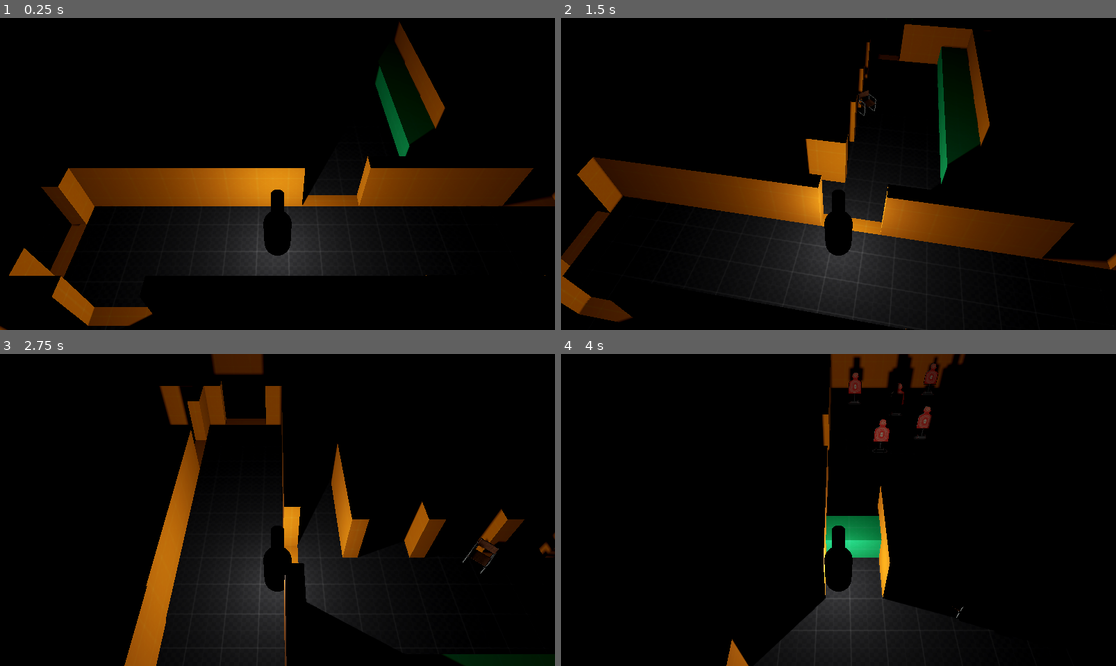
Above: before the commit, frames 1-4 (two rows, left to right).
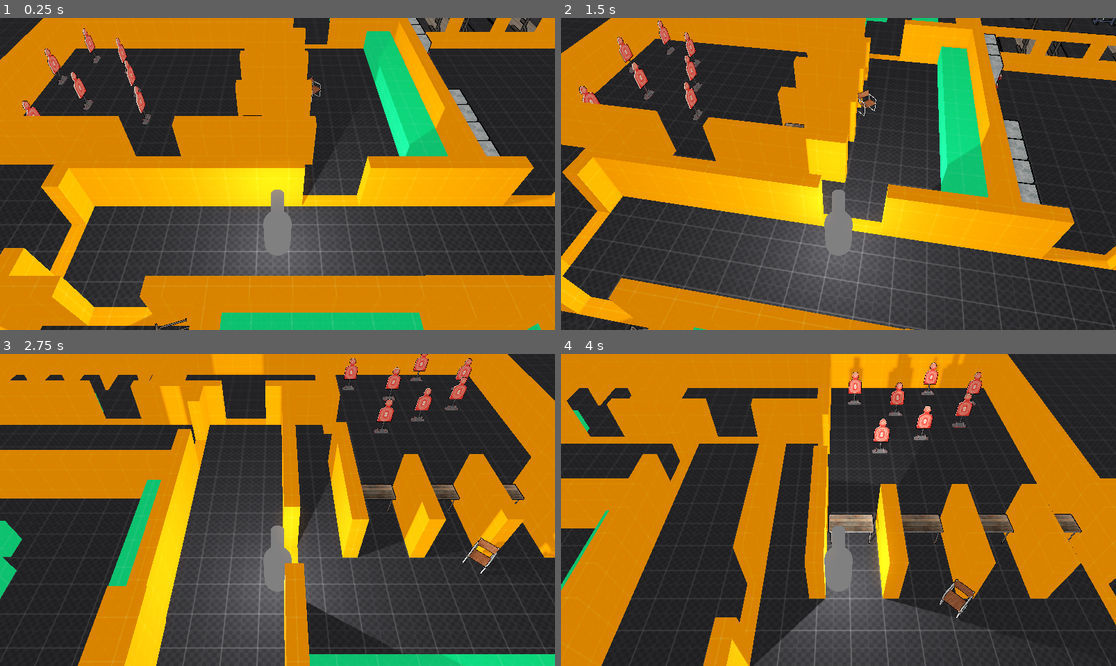
Above: after the commit, the same moments.

Repository: KitiDeveloper/GodotWildJam-86
Game: Godot game, scene res://Scenes/Levels/TestWorld.tscn
Same seed, same stepped clock (60 frames per second), same inputs: the game is played once before the commit and once after it. The project has no main scene, so this scene is started directly.
Inputs:
- Up to frame 1 (0.25 s): no input
- Up to frame 2 (1.5 s): tap Enter at 0.5 s; hold D (Movement Right) 0.53-1.28 s; tap Z (Rotate Camera Left) at 0.6 s; tap Space at 1.25 s; hold S (Movement Down) from 1.28 s (still down); tap C (Rotate Camera Right) at 1.35 s
- Up to frame 3 (2.75 s): release S (Movement Down) at 2.03 s; hold D (Movement Right) from 2.03 s (still down); tap Z (Rotate Camera Left) at 2.1 s
- Up to frame 4 (4 s): release D (Movement Right) at 2.78 s; hold W (Movement Up) 2.78-3.53 s; tap C (Rotate Camera Right) at 2.85 s; hold A (Movement Left) from 3.53 s (still down); tap Z (Rotate Camera Left) at 3.6 s

The runs differ from the first frame. In frame 1, 100% of the frame differs, in the area x 0-100%, y 0-100%; in frame 2, 100%; in frame 3, 100%; in frame 4, 100%.

Commit message:
Saving time with dupes
used the worn table prop as the range table to save time.

Diff:
--- a/Project/Scenes/Levels/TestWorld.tscn
+++ b/Project/Scenes/Levels/TestWorld.tscn
@@ -25,7 +25,7 @@
 sky = SubResource("Sky_crfra")
 ambient_light_source = 2
 ambient_light_color = Color(1, 1, 1, 1)
-ambient_light_energy = 0.0
+ambient_light_energy = 0.5
 tonemap_mode = 2
 glow_enabled = true
 
@@ -649,11 +649,6 @@
 size = Vector3(3, 1, 1)
 material = ExtResource("3_w6hgi")
 
-[node name="CSGBox3D116" type="CSGBox3D" parent="CSGCombiner3D"]
-transform = Transform3D(-4.371139e-08, 0, -1, 0, 1, 0, 1, 0, -4.371139e-08, -19, 1, -10.5)
-size = Vector3(9, 1, 1)
-material = ExtResource("3_w6hgi")
-
 [node name="CSGBox3D121" type="CSGBox3D" parent="CSGCombiner3D"]
 transform = Transform3D(-4.371139e-08, 0, -1, 0, 1, 0, 1, 0, -4.371139e-08, -12.844482, 1, -9.5)
 size = Vector3(11, 1, 1.3110352)
@@ -1054,6 +1049,18 @@
 [node name="WornBasicTable12" parent="MediumProps/WornBasicTables" instance=ExtResource("6_rn6dn")]
 transform = Transform3D(-4.371139e-08, 0, -1, 0, 1, 0, 1, 0, -4.371139e-08, -2.3923376, 0.5044658, -9.541848)
 
+[node name="WornBasicTable13" parent="MediumProps/WornBasicTables" instance=ExtResource("6_rn6dn")]
+transform = Transform3D(-4.371139e-08, 0, -1, 0, 1, 0, 1, 0, -4.371139e-08, -19.392338, 0.5044658, -7.0775843)
+
+[node name="WornBasicTable14" parent="MediumProps/WornBasicTables" instance=ExtResource("6_rn6dn")]
+transform = Transform3D(-4.371139e-08, 0, -1, 0, 1, 0, 1, 0, -4.371139e-08, -19.392338, 0.5044658, -13.954564)
+
+[node name="WornBasicTable15" parent="MediumProps/WornBasicTables" instance=ExtResource("6_rn6dn")]
+transform = Transform3D(-4.371139e-08, 0, -1, 0, 1, 0, 1, 0, -4.371139e-08, -19.392338, 0.5044658, -11.708498)
+
+[node name="WornBasicTable16" parent="MediumProps/WornBasicTables" instance=ExtResource("6_rn6dn")]
+transform = Transform3D(-4.371139e-08, 0, -1, 0, 1, 0, 1, 0, -4.371139e-08, -19.392338, 0.5044658, -9.373183)
+
 [node name="PipeMetalChairs" type="Node3D" parent="MediumProps"]
 
 [node name="PipeMetalChair" parent="MediumProps/PipeMetalChairs" instance=ExtResource("7_5dudv")]
